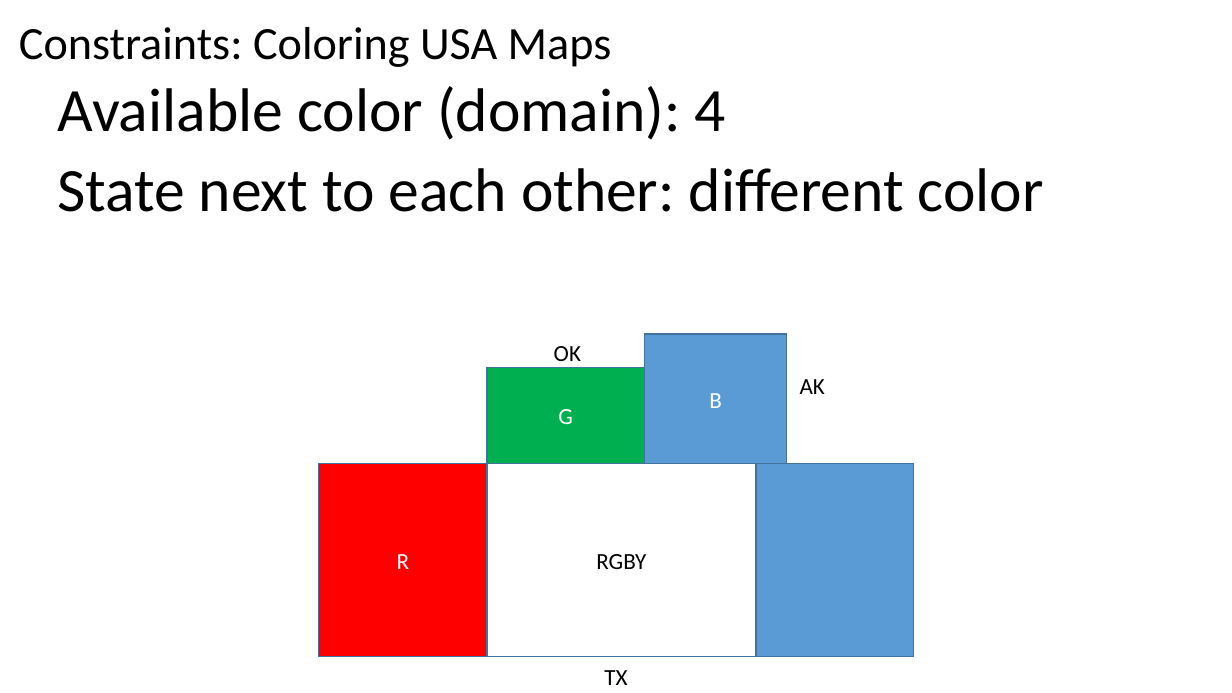
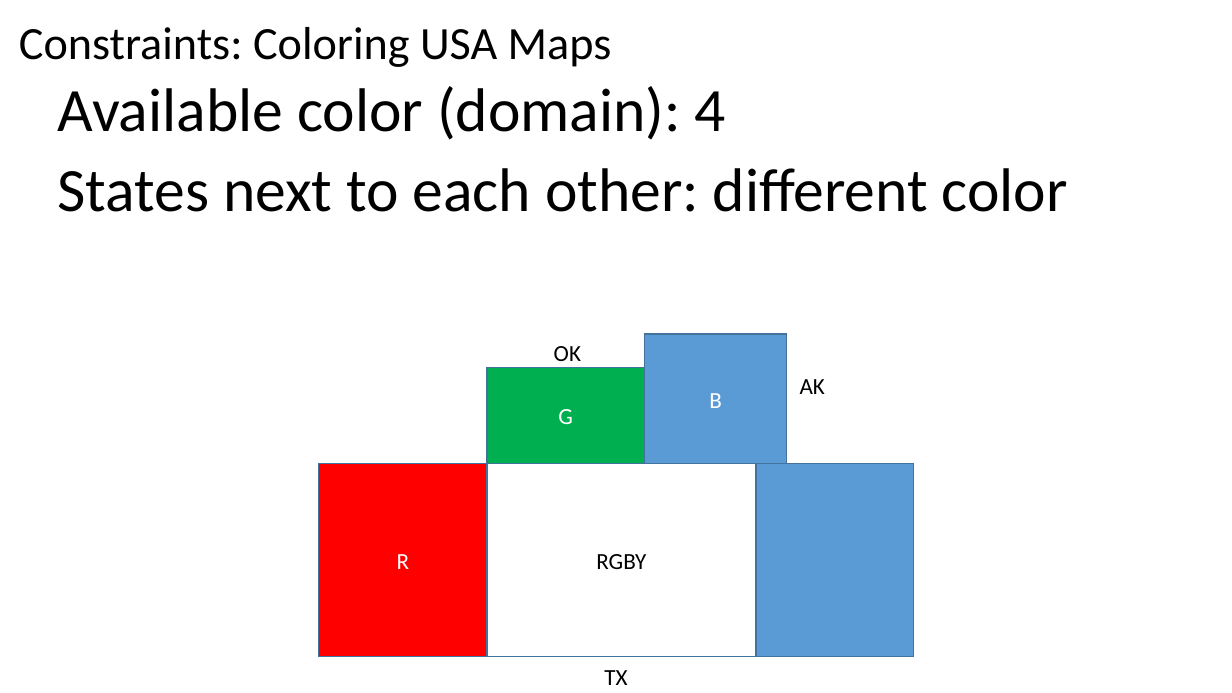
Before and after one commit to renshan2/accesspy, a slide deck: slide 41 of AI-ML-DL/Machine Learning.pptx (slide 40 before the commit). Drawn at 1232x693 pixels with LibreOffice and Linux fonts; fonts in the diff are those of the drawing. Boxes give left, top, right and bottom in pixels: in the first picture for what was removed or moved away, otherwise in the second. Text is boxed around its words. In the diff, an @@ line names an element or a change of style, - is before the commit and + after.

```diff
--- a/AI-ML-DL/Machine Learning.pptx
+++ b/AI-ML-DL/Machine Learning.pptx
@@ subtitle at bbox=[58, 168, 1068, 212]: text changed @@
-State next to each other: different color
+States next to each other: different color
```
Also in this commit, not shown: 12 other slides changed, 2 slides added, 2 other files.
